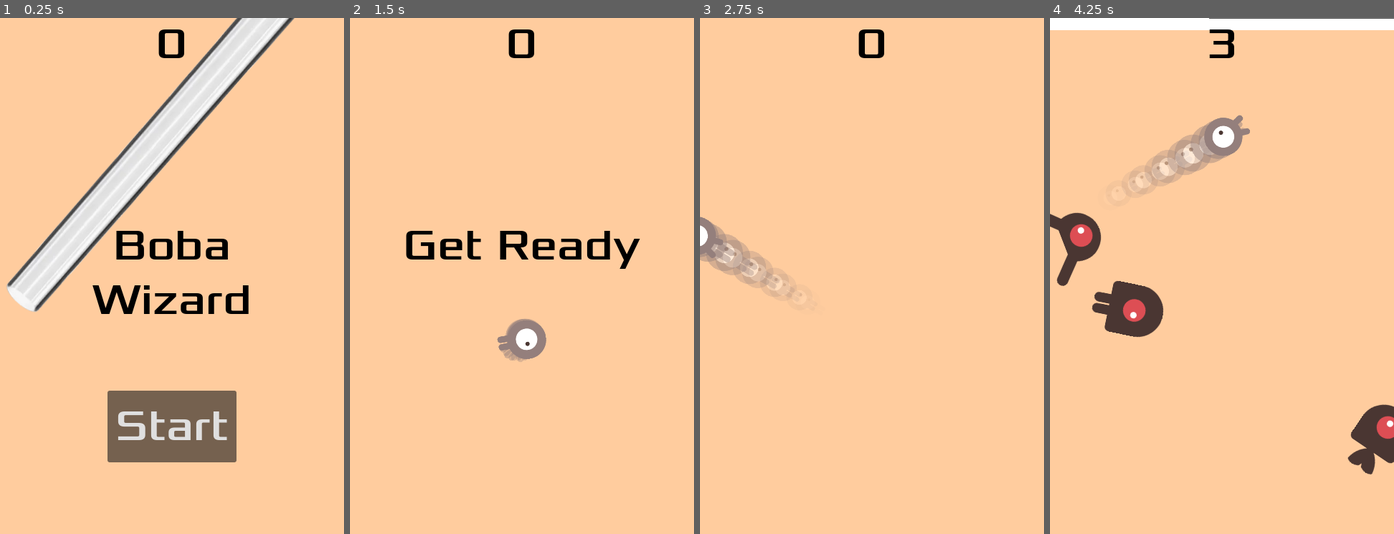
Above: before the commit, frames 1-4 (left to right).
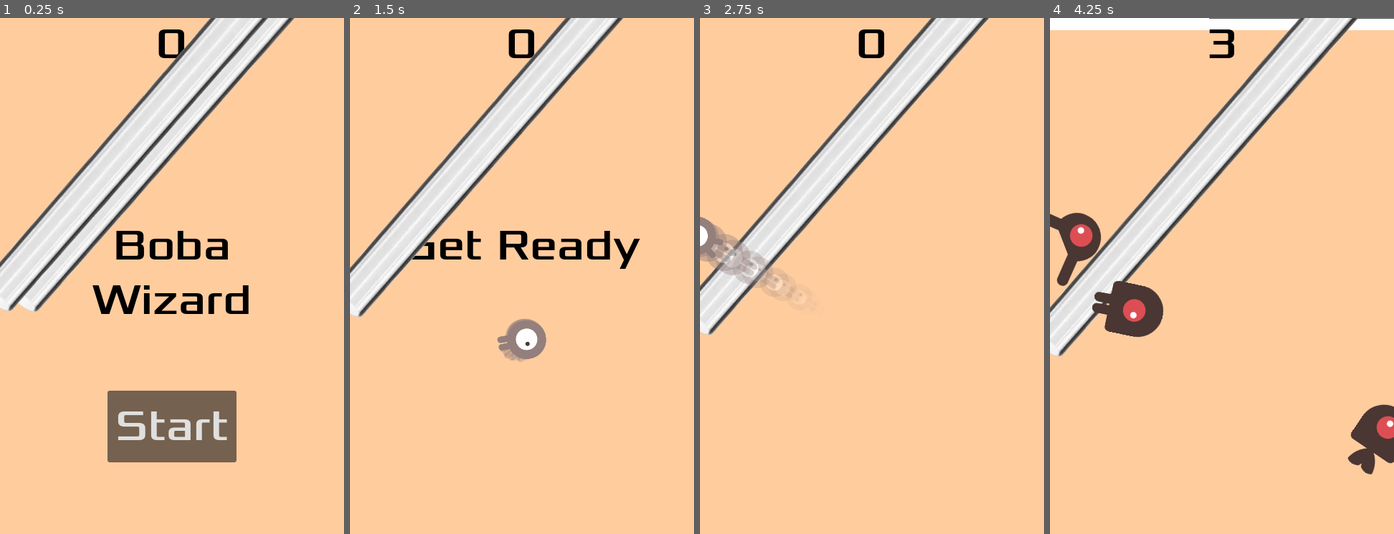
Above: after the commit, the same moments.

Repository: PaulThomasRowe/boba-tea-wizardry
Game: Godot game, scene res://main.tscn
Same seed, same stepped clock (60 frames per second), same inputs: the game is played once before the commit and once after it.
Inputs:
- Up to frame 1 (0.25 s): no input
- Up to frame 2 (1.5 s): click "Start" at 0.5 s; hold D (move_right) from 1.28 s (still down)
- Up to frame 3 (2.75 s): release D (move_right) at 2.03 s; hold S (move_down) from 2.03 s (still down)
- Up to frame 4 (4.25 s): release S (move_down) at 2.78 s; hold D (move_right) 2.78-3.53 s; hold W (move_up) from 3.53 s (still down)

The runs differ from the first frame. In frame 1, 6.1% of the frame differs, in the area x 0-78%, y 0-57%; in frame 2, 8.9%; in frame 3, 9.3%; in frame 4, 10%, in the area x 0-90%, y 0-66%.

Commit message:
Get straw to display during the game

Diff:
--- a/hud.gd
+++ b/hud.gd
@@ -26,6 +26,12 @@
 	tween = create_tween()
 	tween.tween_property($MilkTeaLevel, "anchor_top", 1 - percentage, 0.5)  # 0.5 seconds duration
 
+func update_straw():
+	if tween:
+		tween.kill()  # Stop any ongoing tween
+	tween = create_tween()
+	tween.tween_property($Straw, "anchor_top", 1, 0.5)  # 0.5 seconds duration
+
 func _on_StartButton_pressed():
 	$StartButton.hide()
 	start_game.emit()
--- a/main.gd
+++ b/main.gd
@@ -1,12 +1,20 @@
 extends Node
 
 @export var mob_scene: PackedScene
+@export var my_scene: PackedScene
+
 var score
 var milk_tea_level = 1.0  # 1.0 is full, 0.0 is empty
 
 func _ready():
 	$ScoreTimer.wait_time = 0.5  # Update every half second instead of every second
 	#$Straw.start($StartPosition.position)
+	$Straw.show()
+
+	my_scene = preload("res://straw.tscn")
+	var scene_instance = my_scene.instantiate()
+	scene_instance.position = Vector2(200, 150)
+	add_child(scene_instance)
 
 func game_over():
 	pass
@@ -24,8 +32,18 @@
 	$StartTimer.start()
 	$HUD.update_score(score)
 	$HUD.update_milk_tea_level(milk_tea_level)
+
+	my_scene = preload("res://straw.tscn")
+	var scene_instance = my_scene.instantiate()
+	scene_instance.position = Vector2(200, 150)
+	add_child(scene_instance)
+
 	$HUD.show_message("Get Ready")
-	$Straw.start($StartPosition.position)
+	$Straw.show()
+	#$Straw.start($StartPosition.position)
+ 	#add_child(preload("res://straw.tscn").instantiate())
+	#var straw = mob_scene.instantiate()
+	#add_child(straw)
 	fade_music_in()
 
 func fade_music_in() -> void:
@@ -69,12 +87,16 @@
 	milk_tea_level -= 0.01  # Decrease by 1% each time
 	milk_tea_level = max(milk_tea_level, 0)  # Ensure it doesn't go below 0
 	$HUD.update_milk_tea_level(milk_tea_level)
+	#$HUD.update_straw()
+	#$Straw.show()
 
 func _on_StartTimer_timeout():
 	$MobTimer.start()
 	$ScoreTimer.start()
+	#$Straw.show()
 
 func _process(delta):
 	# TODO: implement game over in another PR
 	if milk_tea_level <= 0:
 		game_over()
+	#$Straw.show()
--- a/project.godot
+++ b/project.godot
@@ -29,6 +29,10 @@
 window/size/window_width_override=480
 window/size/window_height_override=720
 window/stretch/mode="canvas_items"
+
+[global_group]
+
+mobs=""
 
 [input]
 
